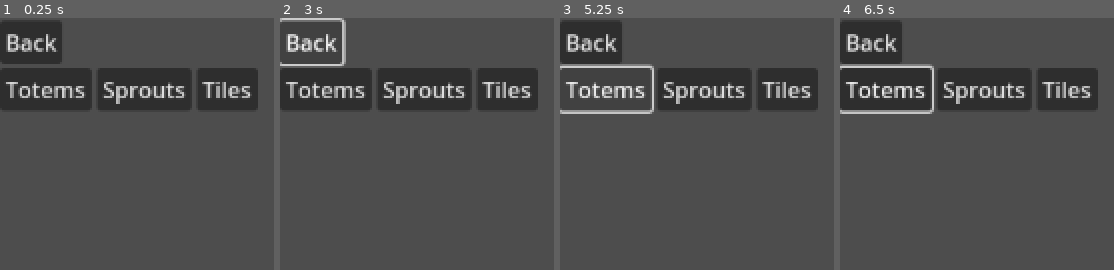
Above: before the commit, frames 1-4 (left to right).
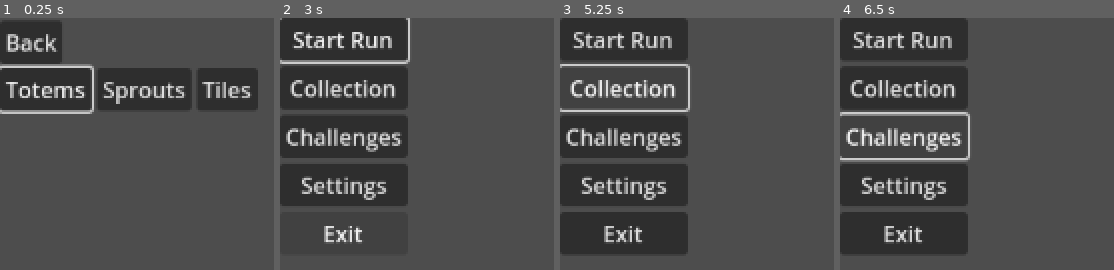
Above: after the commit, the same moments.

Repository: Millstreamu/Sprouts
Game: Godot game, scene res://scenes/meta/Collection.tscn
Same seed, same stepped clock (60 frames per second), same inputs: the game is played once before the commit and once after it. This scene is started directly instead of the project's main scene.
Inputs (mouse positions are in pixels of both pictures, inside the frame that each line leads up to):
- Up to frame 1 (0.25 s): no input
- Up to frame 2 (3 s): click "Totems" at 0.5 s; click "Sprouts" at 1.25 s; click "Tiles" at 2 s; click "Back" at 2.75 s
- Up to frame 3 (5.25 s): click (623, 40) at 3.5 s, where only the run after the commit has a clickable "Start Run"; click (623, 40) at 4.25 s, where only the run after the commit has a clickable "Start Run"; click (623, 88) at 5 s, where only the run after the commit has a clickable "Collection"
- Up to frame 4 (6.5 s): click (903, 136) at 5.75 s, where only the run after the commit has a clickable "Challenges"

The runs differ from the first frame. In frame 1, 1.2% of the frame differs, in the area x 0-35%, y 18-39%; in frame 2, 30%; in frame 3, 37%, in the area x 0-95%, y 0-94%; in frame 4, 33%.
Error before the commit: Parse Error: Used tab character for indentation instead of space as used before in the file. (res://scripts/ui/Collection.gd:69)

Commit message:
auto format

Diff:
--- a/sprouts/scenes/ui/CardBase.tscn
+++ b/sprouts/scenes/ui/CardBase.tscn
@@ -35,4 +35,6 @@
 offset_top = 140.0
 offset_right = -8.0
 offset_bottom = -8.0
+grow_horizontal = 2
+grow_vertical = 2
 horizontal_alignment = 1
--- a/sprouts/scripts/ui/Collection.gd
+++ b/sprouts/scripts/ui/Collection.gd
@@ -44,27 +44,27 @@
 ]
 
 func _ready() -> void:
-        _in_tab_mode = true
-        _tab_buttons = _collect_tab_buttons()
-        _back_button.pressed.connect(_go_back_to_main_menu)
-        _current_tab_index = TAB_TOTEMS
-        _refresh_tab_visuals()
-        _populate_cards_for_current_tab()
-        print("Collection: ready")
+		_in_tab_mode = true
+		_tab_buttons = _collect_tab_buttons()
+		_back_button.pressed.connect(_go_back_to_main_menu)
+		_current_tab_index = TAB_TOTEMS
+		_refresh_tab_visuals()
+		_populate_cards_for_current_tab()
+		print("Collection: ready")
 
 func _enter_tab_mode() -> void:
-        _in_tab_mode = true
-        _selected_card_index = 0
-        _refresh_tab_visuals()
-        print("Collection: entered TAB mode")
+		_in_tab_mode = true
+		_selected_card_index = 0
+		_refresh_tab_visuals()
+		print("Collection: entered TAB mode")
 
 func _enter_card_mode() -> void:
-        if _cards.is_empty():
-                return
-        _in_tab_mode = false
-        _selected_card_index = 0
-        _update_card_selection()
-        print("Collection: entered CARD mode")
+		if _cards.is_empty():
+				return
+		_in_tab_mode = false
+		_selected_card_index = 0
+		_update_card_selection()
+		print("Collection: entered CARD mode")
 
 func _collect_tab_buttons() -> Array[Button]:
 	var buttons: Array[Button] = []
@@ -74,13 +74,13 @@
 	return buttons
 
 func _refresh_tab_visuals() -> void:
-        if _tab_buttons.is_empty():
-                return
+		if _tab_buttons.is_empty():
+				return
 
-        for i in _tab_buttons.size():
-                var button: Button = _tab_buttons[i]
-                if _in_tab_mode and i == _current_tab_index:
-                        button.grab_focus()
+		for i in _tab_buttons.size():
+				var button: Button = _tab_buttons[i]
+				if _in_tab_mode and i == _current_tab_index:
+						button.grab_focus()
 
 func _get_current_tab_data() -> Array:
 	if _current_tab_index == TAB_TOTEMS:
@@ -152,37 +152,37 @@
 	get_tree().change_scene_to_file("res://scenes/meta/MainMenu.tscn")
 
 func _input(event: InputEvent) -> void:
-        if Input.is_action_just_pressed("ui_cancel"):
-                if _in_tab_mode:
-                        _go_back_to_main_menu()
-                else:
-                        _enter_tab_mode()
-                accept_event()
-                return
+		if Input.is_action_just_pressed("ui_cancel"):
+				if _in_tab_mode:
+						_go_back_to_main_menu()
+				else:
+						_enter_tab_mode()
+				accept_event()
+				return
 
-        if _in_tab_mode:
-                if Input.is_action_just_pressed("ui_left"):
-                        _change_tab(-1)
-                        accept_event()
-                elif Input.is_action_just_pressed("ui_right"):
-                        _change_tab(1)
-                        accept_event()
-                elif Input.is_action_just_pressed("ui_accept"):
-                        _enter_card_mode()
-                        accept_event()
-        else:
-                if Input.is_action_just_pressed("ui_left"):
-                        _move_card_selection(-1)
-                        accept_event()
-                elif Input.is_action_just_pressed("ui_right"):
-                        _move_card_selection(1)
-                        accept_event()
-                elif Input.is_action_just_pressed("ui_up"):
-                        _move_card_selection(-4)
-                        accept_event()
-                elif Input.is_action_just_pressed("ui_down"):
-                        _move_card_selection(4)
-                        accept_event()
-                elif Input.is_action_just_pressed("ui_accept"):
-                        _activate_current_card()
-                        accept_event()
+		if _in_tab_mode:
+				if Input.is_action_just_pressed("ui_left"):
+						_change_tab(-1)
+						accept_event()
+				elif Input.is_action_just_pressed("ui_right"):
+						_change_tab(1)
+						accept_event()
+				elif Input.is_action_just_pressed("ui_accept"):
+						_enter_card_mode()
+						accept_event()
+		else:
+				if Input.is_action_just_pressed("ui_left"):
+						_move_card_selection(-1)
+						accept_event()
+				elif Input.is_action_just_pressed("ui_right"):
+						_move_card_selection(1)
+						accept_event()
+				elif Input.is_action_just_pressed("ui_up"):
+						_move_card_selection(-4)
+						accept_event()
+				elif Input.is_action_just_pressed("ui_down"):
+						_move_card_selection(4)
+						accept_event()
+				elif Input.is_action_just_pressed("ui_accept"):
+						_activate_current_card()
+						accept_event()
